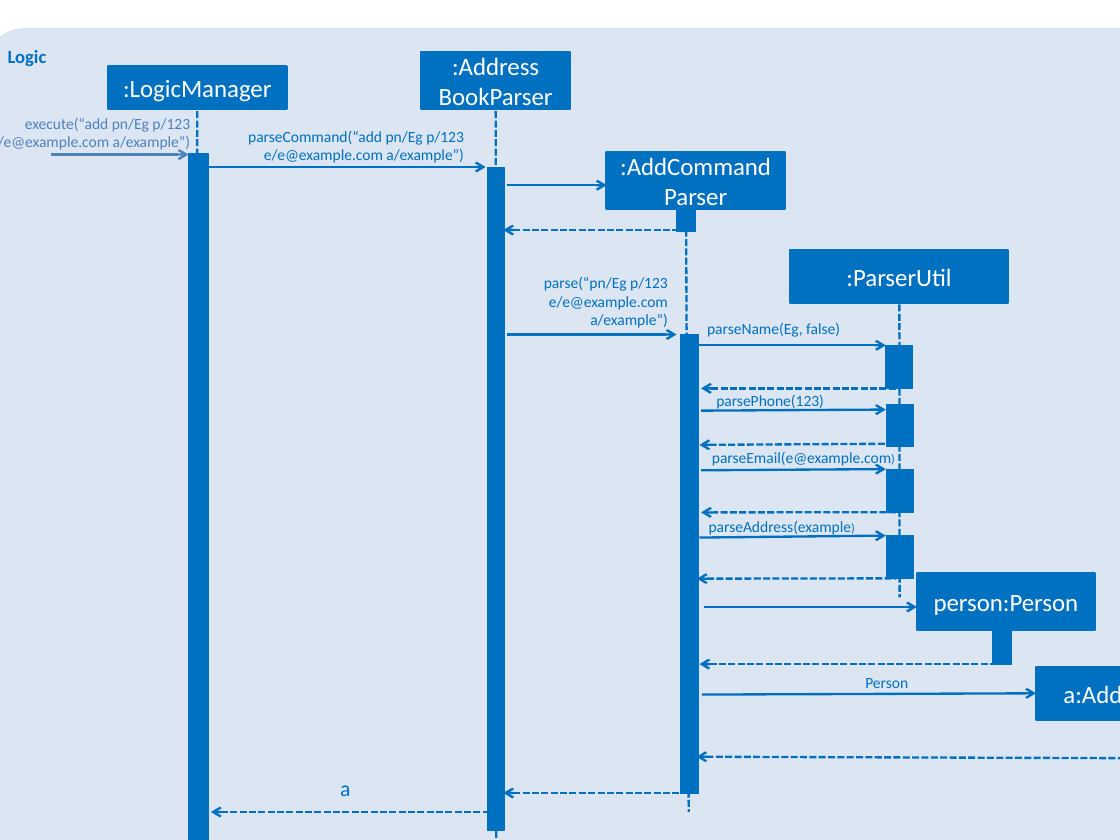
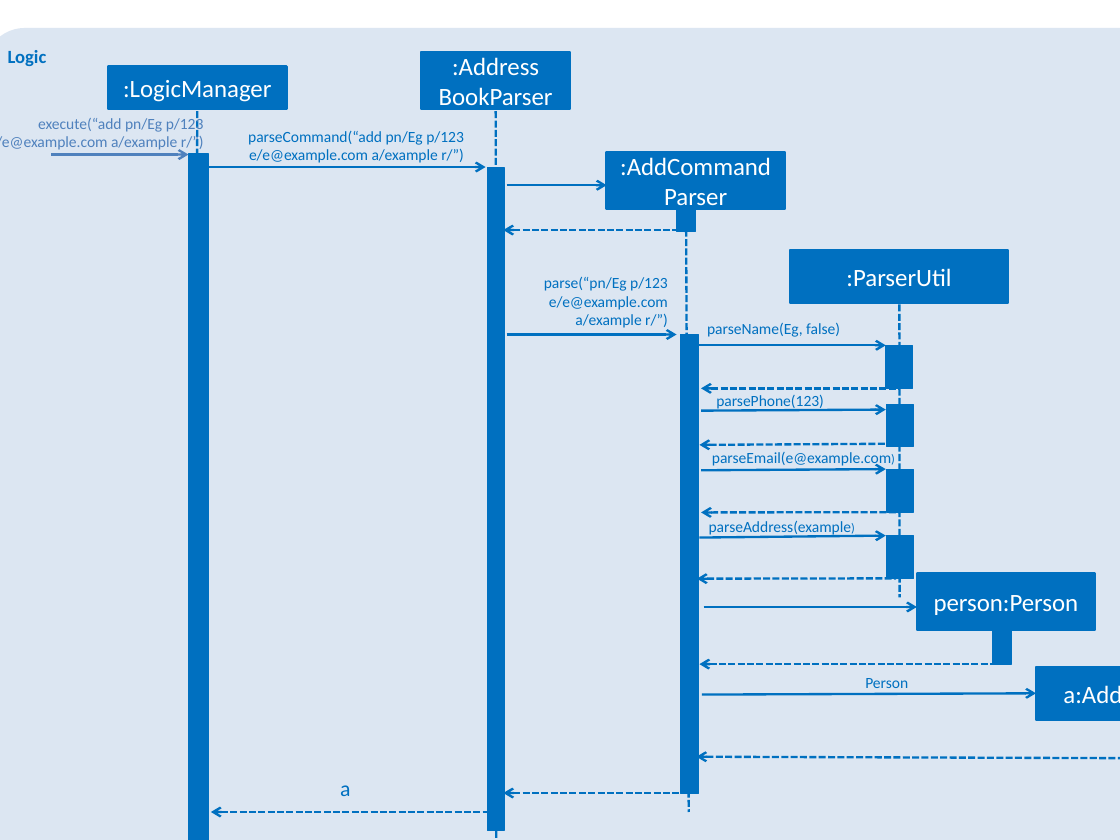
Before and after one commit to wangyiming1019/main, a slide deck: slide 1 of docs/diagrams/AddPrivateSequenceDiagram.pptx. Drawn at 1120x840 pixels with LibreOffice and Linux fonts; fonts in the diff are those of the drawing. Boxes give left, top, right and bottom in pixels: in the first picture for what was removed or moved away, otherwise in the second. Text is boxed around its words. In the diff, an @@ line names an element or a change of style, - is before the commit and + after.

```diff
--- a/docs/diagrams/AddPrivateSequenceDiagram.pptx
+++ b/docs/diagrams/AddPrivateSequenceDiagram.pptx
@@ text at (0,115,204,152): text changed @@
-execute(“add pn/Eg p/123 e/e@example.com a/example”)
+execute(“add pn/Eg p/123 e/e@example.com a/example r/”)
@@ text at (248,131,464,163): text changed @@
-parseCommand(“add pn/Eg p/123 e/e@example.com a/example”)
+parseCommand(“add pn/Eg p/123 e/e@example.com a/example r/”)
@@ text at (544,277,668,330): text changed @@
-parse(“pn/Eg p/123 e/e@example.com a/example”)
+parse(“pn/Eg p/123 e/e@example.com a/example r/”)
```
Also in this commit, not shown: 1 other file.
